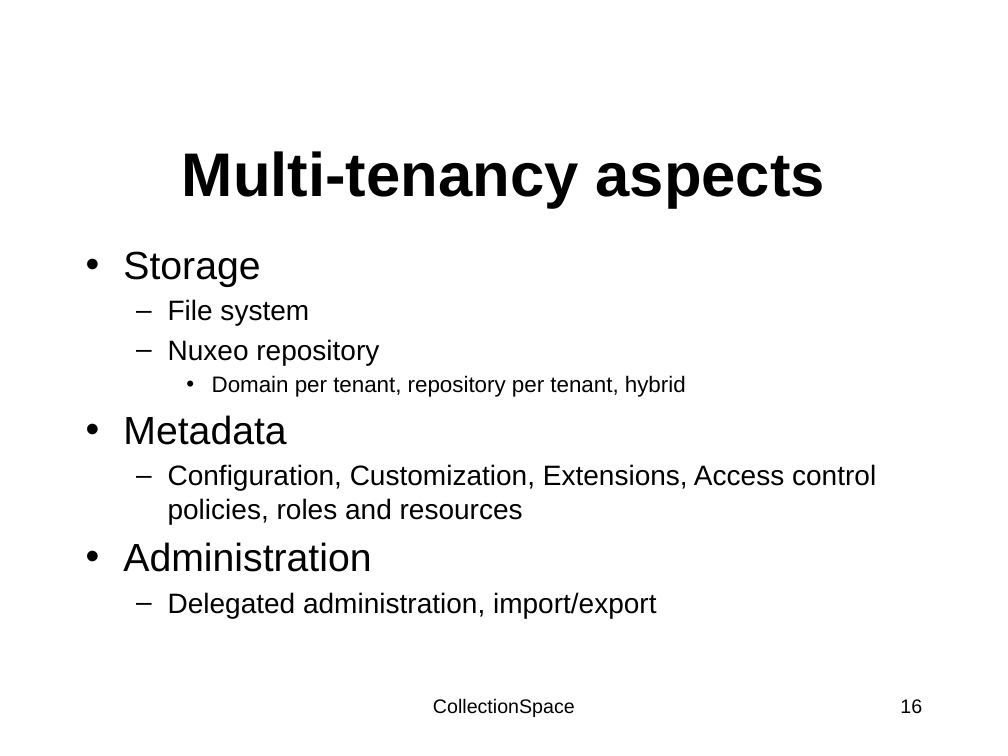
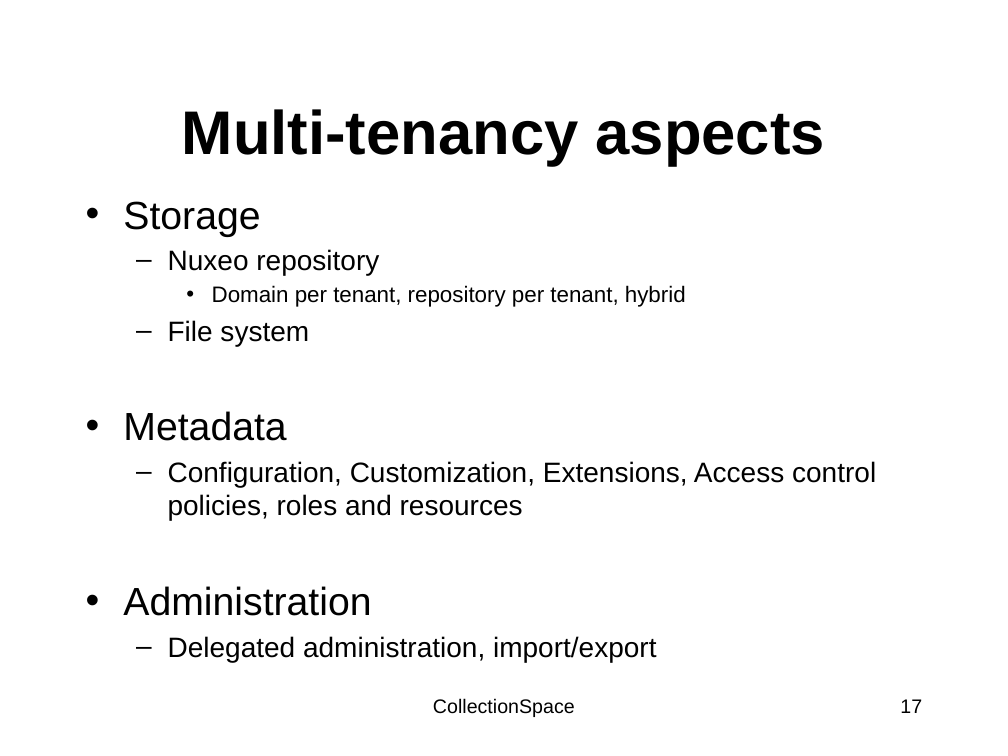
Before and after one commit to walkerart/services, a slide deck: slide 17 of docs/allteam-061409-toronto/Toronto_BehindTheScenes.pptx (slide 16 before the commit). Drawn at 1008x756 pixels with LibreOffice and Linux fonts; fonts in the diff are those of the drawing; background and template pictures are left out. Boxes give left, top, right and bottom in pixels: in the first picture for what was removed or moved away, otherwise in the second. Text is boxed around its words. In the diff, an @@ line names an element or a change of style, - is before the commit and + after.

```diff
--- a/docs/allteam-061409-toronto/Toronto_BehindTheScenes.pptx
+++ b/docs/allteam-061409-toronto/Toronto_BehindTheScenes.pptx
@@ title "Multi-tenancy aspects": place and size @@
-title "Multi-tenancy aspects" at (182,151,825,208)
+title "Multi-tenancy aspects" at (182,109,825,166)
@@ text "Storage": place and size @@
-text "Storage" at (123,251,876,618)
+text "Storage" at (123,201,876,662)
@@ text at (168,299,309,326): paragraph removed @@
-  – File system
@@ text at (168,320,309,346): paragraph added @@
+  – File system
@@ page number at (900,699,922,713): text changed @@
-16
+17
```
Also in this commit, not shown: 10 other slides changed, 2 slides added, 1 slide removed.
